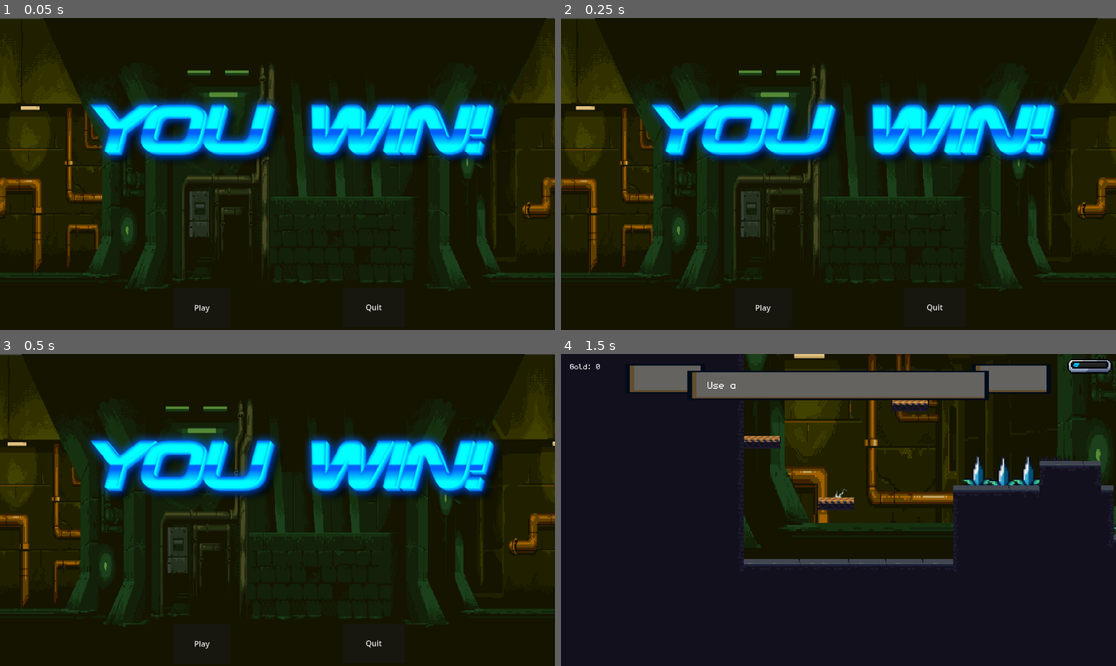
Above: before the commit, frames 1-4 (two rows, left to right).
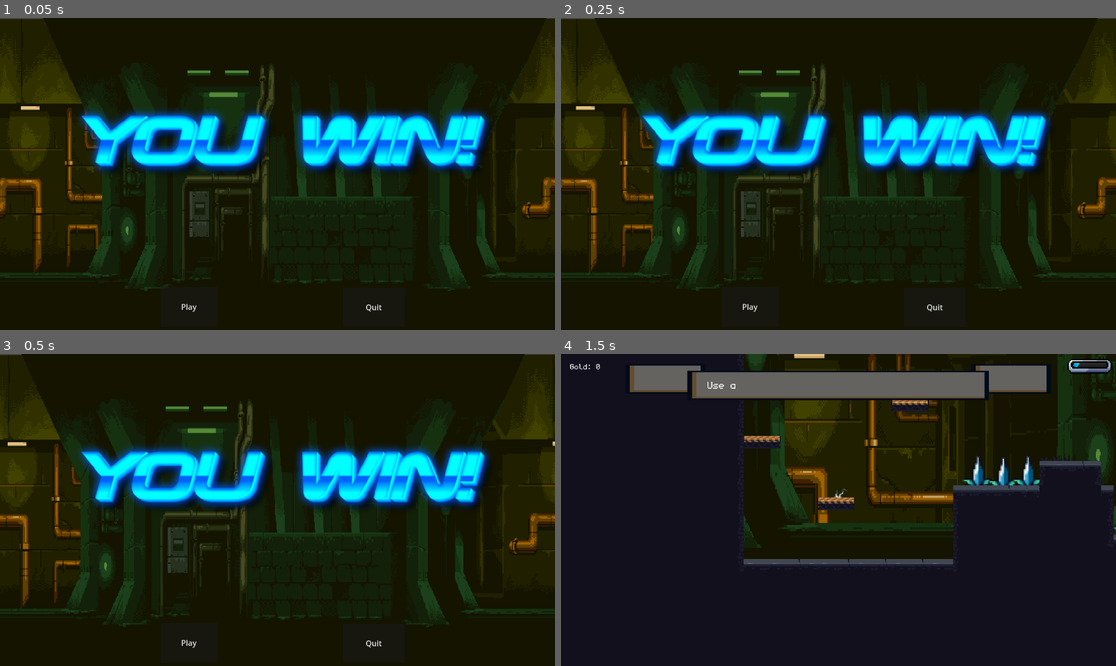
Above: after the commit, the same moments.

Repository: NickYoungren/ChronoQuest
Game: Godot game, scene res://scenes/you win.tscn
Two runs of this game, one before a commit and one after it. Both use one fixed random seed, a clock stepped at 60 frames per second and the inputs below. This scene is started directly instead of the project's main scene. Sound files missing from this copy of the repository are replaced by a short silence.
Inputs:
- Up to frame 1 (0.05 s): no input
- Up to frame 2 (0.25 s): no input
- Up to frame 3 (0.5 s): no input
- Up to frame 4 (1.5 s): click "Play" at 0.5 s; tap Enter (ui_accept) at 1.25 s; hold Right (ui_right) from 1.28 s (still down); tap Z (dash) at 1.35 s

The runs differ from the first frame. In frame 1, 14% of the frame differs, in the area x 14-90%, y 25-95%; in frame 2, 14%; in frame 3, 14%; in frame 4, nothing differs.

Commit message:
a

Diff:
--- a/scenes/you win.tscn
+++ b/scenes/you win.tscn
@@ -9,10 +9,10 @@
 script = ExtResource("1_pjute")
 
 [node name="Play" type="Button" parent="."]
-offset_left = 360.0
-offset_top = 560.0
-offset_right = 479.0
-offset_bottom = 644.0
+offset_left = 333.0
+offset_top = 558.0
+offset_right = 452.0
+offset_bottom = 642.0
 text = "Play"
 
 [node name="Quit" type="Button" parent="."]
@@ -26,7 +26,7 @@
 
 [node name="Title" type="Sprite2D" parent="."]
 texture_filter = 1
-position = Vector2(611, 235)
+position = Vector2(592, 258)
 scale = Vector2(0.94179, 0.945308)
 texture = ExtResource("3_tfvqf")
 
Not shown: 3 places in Player/Player.tscn that only renumber resources
